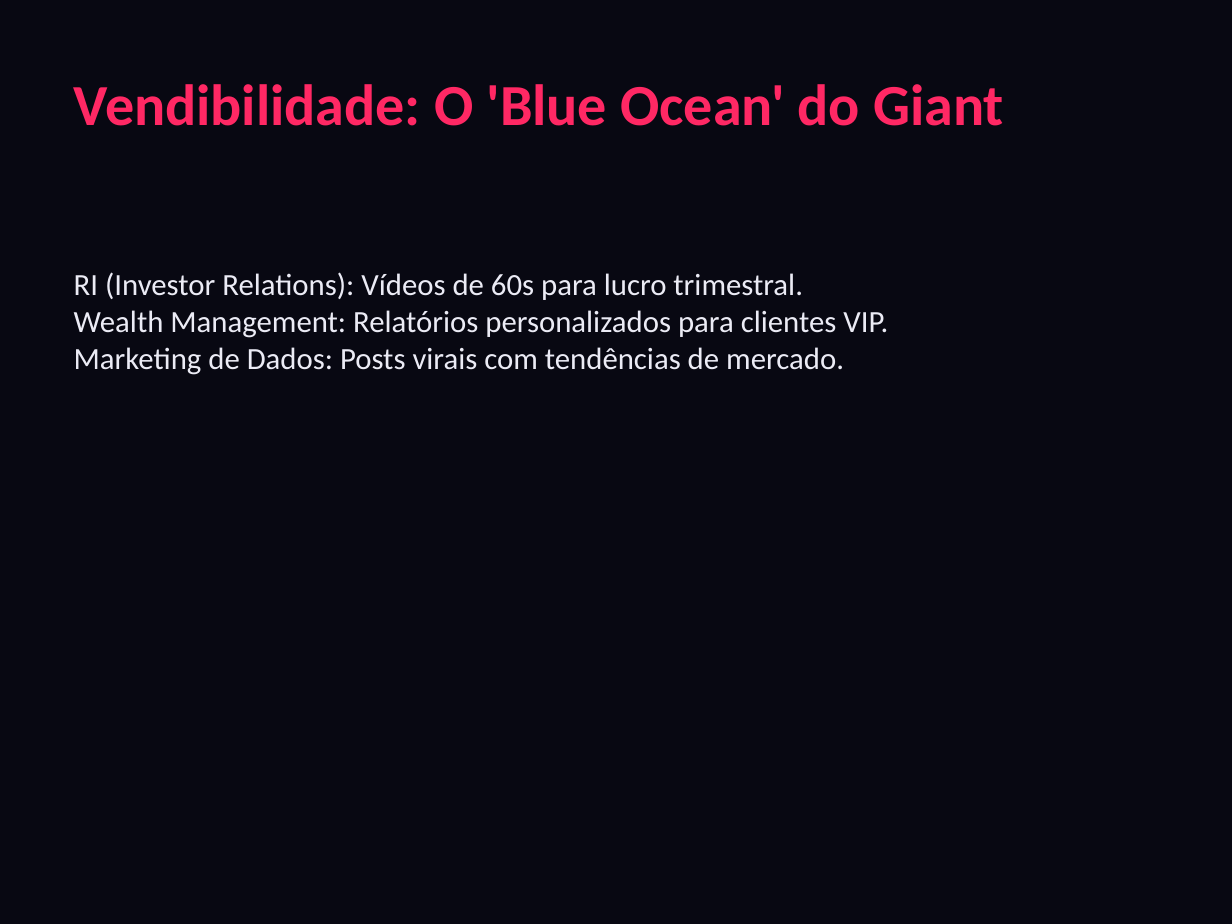
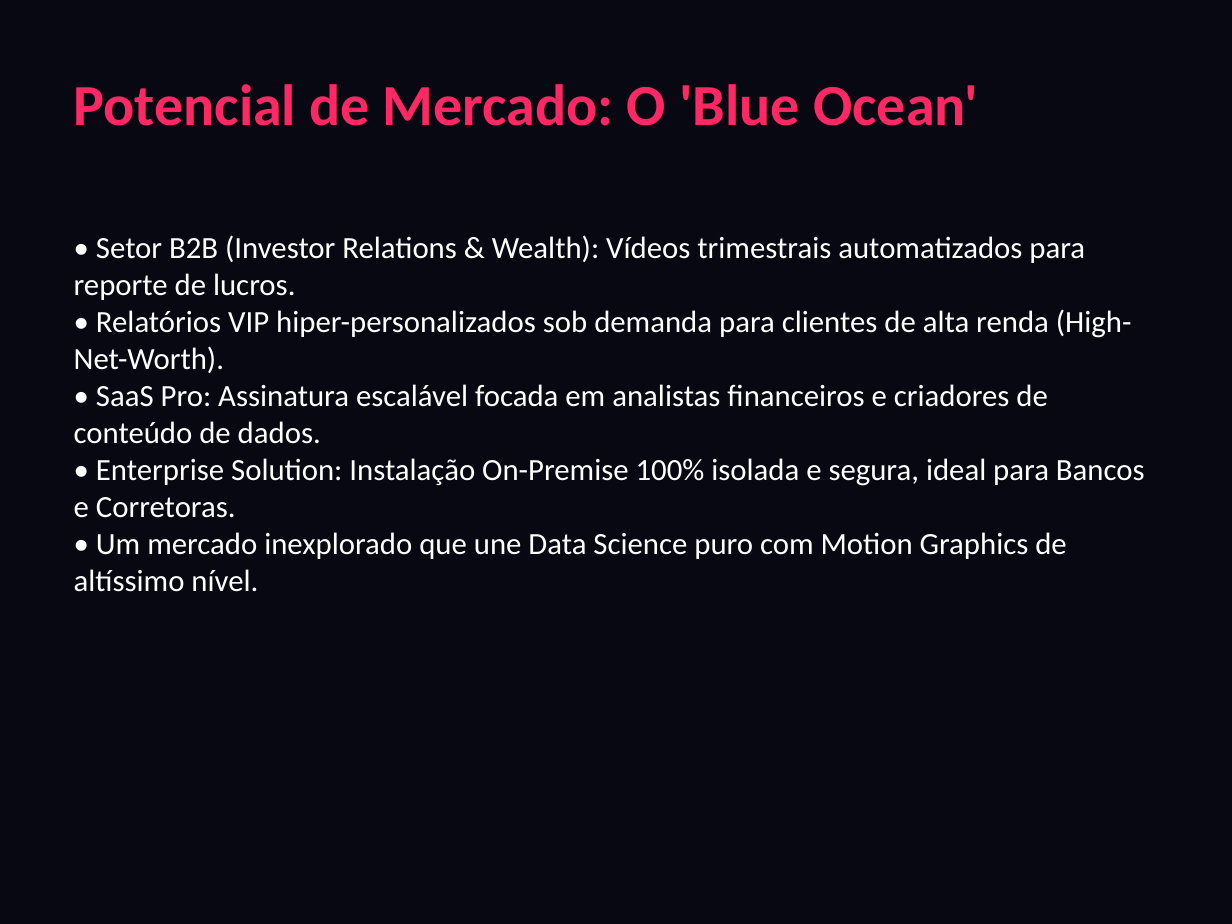
Before and after one commit to gian256-svg/GiantAnimator, a slide deck: slide 7 of GIANT_APRESENTACAO_PREMIUM.pptx. Drawn at 1232x924 pixels with LibreOffice and Linux fonts; fonts in the diff are those of the drawing. Boxes give left, top, right and bottom in pixels: in the first picture for what was removed or moved away, otherwise in the second. Text is boxed around its words. In the diff, an @@ line names an element or a change of style, - is before the commit and + after.

```diff
--- a/GIANT_APRESENTACAO_PREMIUM.pptx
+++ b/GIANT_APRESENTACAO_PREMIUM.pptx
@@ text at [74,84,977,126]: text changed @@
-Vendibilidade: O 'Blue Ocean' do Giant
+Potencial de Mercado: O 'Blue Ocean'
@@ text at [74,235,1145,592]: text changed; text colour #EBEBF5 to #FFFFFF @@
-RI (Investor Relations): Vídeos de 60s para lucro trimestral.
-Wealth Management: Relatórios personalizados para clientes VIP.
-Marketing de Dados: Posts virais com tendências de mercado.
+• Setor B2B (Investor Relations & Wealth): Vídeos trimestrais automatizados para reporte de lucros.
+• Relatórios VIP hiper-personalizados sob demanda para clientes de alta renda (High-Net-Worth).
+• SaaS Pro: Assinatura escalável focada em analistas financeiros e criadores de conteúdo de dados.
+• Enterprise Solution: Instalação On-Premise 100% isolada e segura, ideal para Bancos e Corretoras.
+• Um mercado inexplorado que une Data Science puro com Motion Graphics de altíssimo nível.
```
Also in this commit, not shown: 5 other slides changed, 4 slides added, 8 slides removed, 16 other files.
